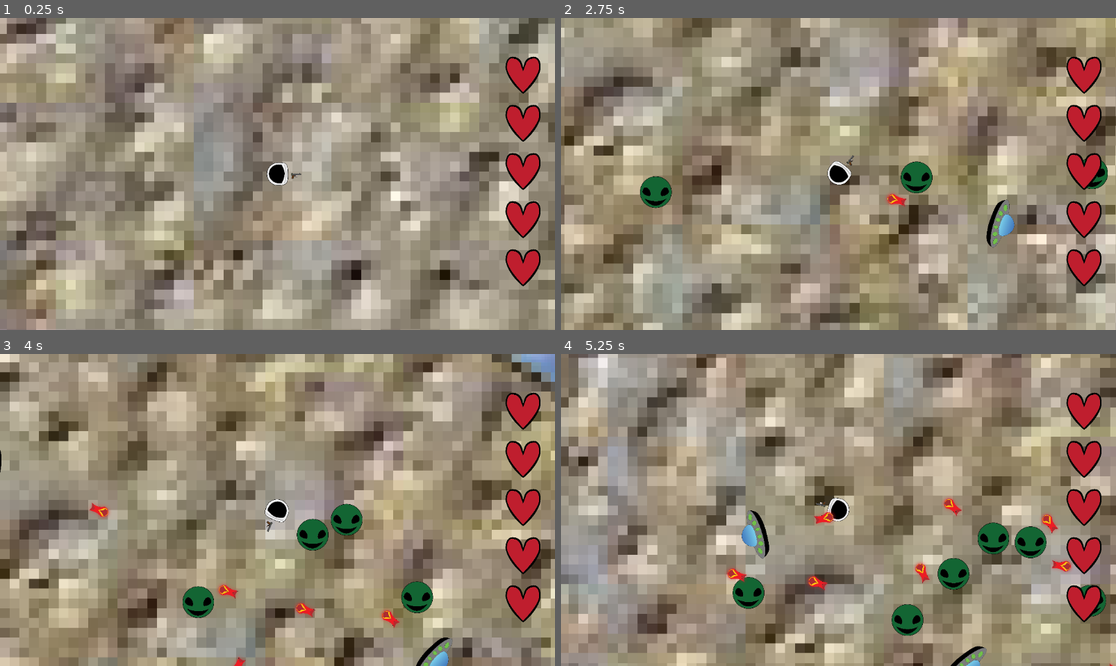
Above: before the commit, frames 1-4 (two rows, left to right).
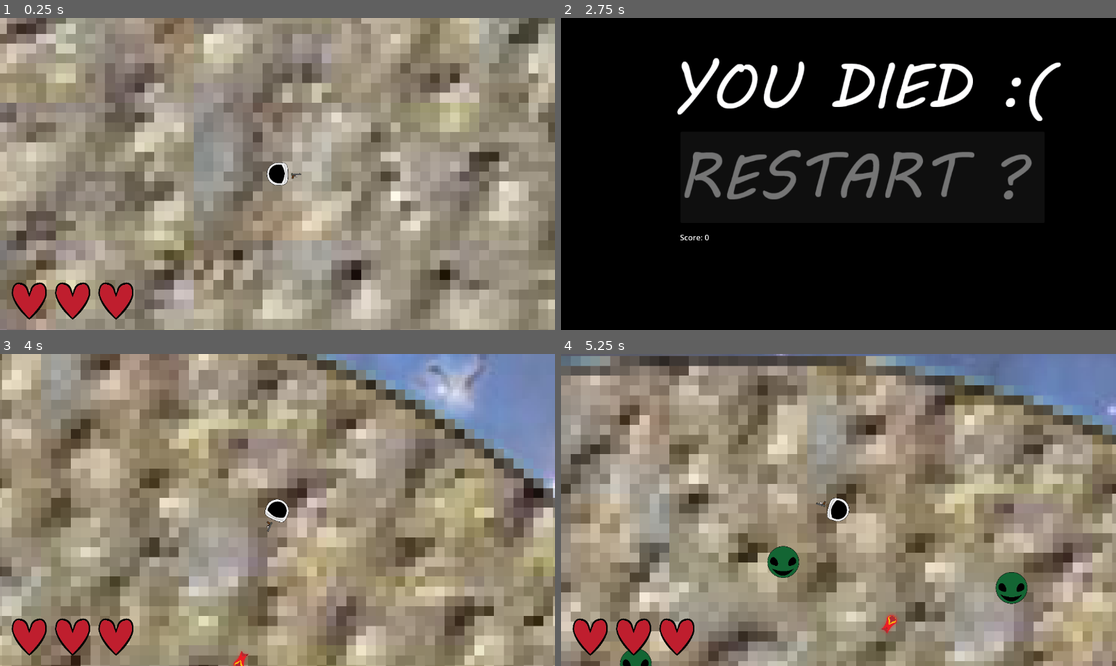
Above: after the commit, the same moments.

Repository: gkdjldgs/Spacegame
Game: Godot game, scene res://scripts/main.tscn
Same seed, same stepped clock (60 frames per second), same inputs: the game is played once before the commit and once after it.
Inputs (mouse positions are in pixels of both pictures, inside the frame that each line leads up to):
- Up to frame 1 (0.25 s): no input
- Up to frame 2 (2.75 s): tap Enter at 0.5 s; move the mouse to (960, 158) at 0.52 s; hold D (right) 0.53-1.28 s; click (960, 158) at 0.6 s; move the mouse to (727, 189) at 1.27 s; hold S (down) 1.28-2.03 s; tap Alt at 1.35 s; move the mouse to (894, 105) at 2.02 s; hold D (right) from 2.03 s (still down); tap Shift at 2.1 s
- Up to frame 3 (4 s): release D (right) at 2.75 s; click (299, 513) at 2.77 s; move the mouse to (249, 572) at 3.52 s; hold W (up) from 3.53 s (still down); click (249, 572) at 3.6 s
- Up to frame 4 (5.25 s): move the mouse to (1005, 556) at 4.27 s; release W (up) at 4.28 s; hold A (left) from 4.28 s (still down); tap Alt at 4.35 s; move the mouse to (672, 463) at 5.02 s; tap Shift at 5.1 s

The runs differ from the first frame. In frame 1, 4.2% of the frame differs, in the area x 2-98%, y 12-97%; in frame 2, 99%, in the area x 0-100%, y 0-100%; in frame 3, 71%; in frame 4, 72%.

Commit message:
Heart animations
The hearts now how a cool animation that shows them shrinking down when getting hit, its pretty cool.

Diff:
--- a/gui.gd
+++ b/gui.gd
@@ -1 +1,19 @@
 extends CanvasLayer
+var check = 5
+
+func _process(delta: float) -> void:
+	pass
+func heartcheck():
+	var health = autoload.playerhealth
+	if health != check:
+		if health == 2:
+			$Heart3.hide()
+			$Heartanimation3/AnimationPlayer.play('heartdisappear')
+		elif health == 1:
+			$Heart2.hide()
+			$Heartanimation2/AnimationPlayer.play('heartdisappear')
+		elif health == 0:
+			$Heart1.hide()
+			$Heartanimation1/AnimationPlayer.play('heartdisappear')
+	else:
+		pass
--- a/gui.tscn
+++ b/gui.tscn
@@ -1,32 +1,38 @@
-[gd_scene load_steps=3 format=3 uid="uid://b2w8psh5gq154"]
+[gd_scene load_steps=4 format=3 uid="uid://b2w8psh5gq154"]
 
 [ext_resource type="Script" uid="uid://di5d8xxejhia3" path="res://gui.gd" id="1_6lon5"]
 [ext_resource type="Texture2D" uid="uid://ccd7ve7wxyrek" path="res://images/heart.png" id="1_80edf"]
+[ext_resource type="PackedScene" uid="uid://cst22lggim4xx" path="res://heartanimations.tscn" id="3_q8o8l"]
 
 [node name="CanvasLayer" type="CanvasLayer"]
 script = ExtResource("1_6lon5")
 
 [node name="Heart1" type="Sprite2D" parent="."]
-position = Vector2(1086, 119)
+position = Vector2(61, 588)
 scale = Vector2(0.25, 0.25)
 texture = ExtResource("1_80edf")
 
 [node name="Heart2" type="Sprite2D" parent="."]
-position = Vector2(1086, 219)
+position = Vector2(151, 588)
 scale = Vector2(0.25, 0.25)
 texture = ExtResource("1_80edf")
 
 [node name="Heart3" type="Sprite2D" parent="."]
-position = Vector2(1086, 319)
+position = Vector2(241, 588)
 scale = Vector2(0.25, 0.25)
 texture = ExtResource("1_80edf")
 
-[node name="Heart4" type="Sprite2D" parent="."]
-position = Vector2(1086, 419)
-scale = Vector2(0.25, 0.25)
-texture = ExtResource("1_80edf")
+[node name="RichTextLabel" type="RichTextLabel" parent="."]
+offset_left = 312.0
+offset_top = 539.0
+offset_right = 741.0
+offset_bottom = 618.0
 
-[node name="Heart5" type="Sprite2D" parent="."]
-position = Vector2(1086, 519)
-scale = Vector2(0.25, 0.25)
-texture = ExtResource("1_80edf")
+[node name="Heartanimation3" parent="." instance=ExtResource("3_q8o8l")]
+position = Vector2(241, 588)
+
+[node name="Heartanimation2" parent="." instance=ExtResource("3_q8o8l")]
+position = Vector2(151, 588)
+
+[node name="Heartanimation1" parent="." instance=ExtResource("3_q8o8l")]
+position = Vector2(61, 587)
--- a/scripts/autoload.gd
+++ b/scripts/autoload.gd
@@ -8,6 +8,7 @@
 @onready var limit2 = 0
 @onready var spawnlocation := 1
 @onready var group = false
+@onready var playerhealth := 0
 signal bullet_fired(bullet, position, direction, group)
 
 func _on_detection_1_body_entered(body: Node2D) -> void:
--- a/scripts/player.gd
+++ b/scripts/player.gd
@@ -5,6 +5,9 @@
 @onready var health = $health.health
 @onready var weapon = $weapon
 
+func healthy():
+	if health != autoload.playerhealth:
+		autoload.playerhealth = health
 
 func _process(delta: float) -> void:
 	autoload.player_position = self.global_position
@@ -30,11 +33,10 @@
 
 func player_hit():
 	if $Timer.is_stopped():
-		print('sed')
-		health = 1
+		health -= 1
+		healthy()
+		$CanvasLayer.heartcheck()
 		if health == 0:
-			pass
 			get_tree().change_scene_to_file('res://death.tscn')
 	else:
 		$Timer.start()
-		print('sad')
